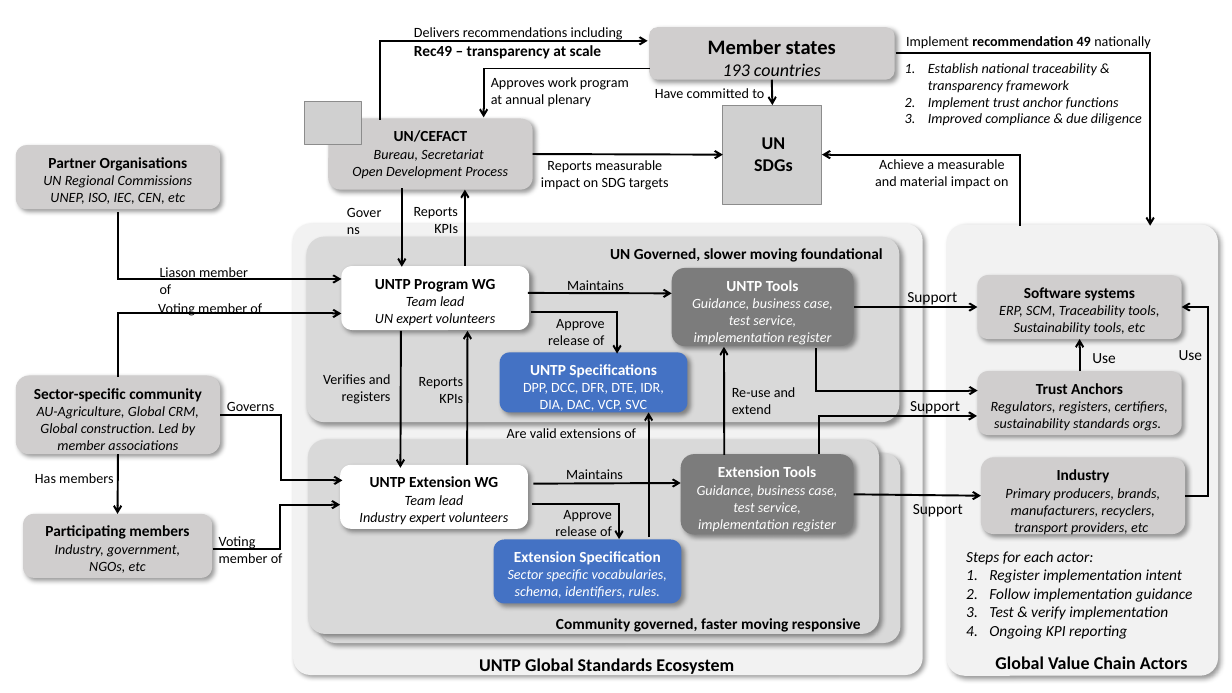
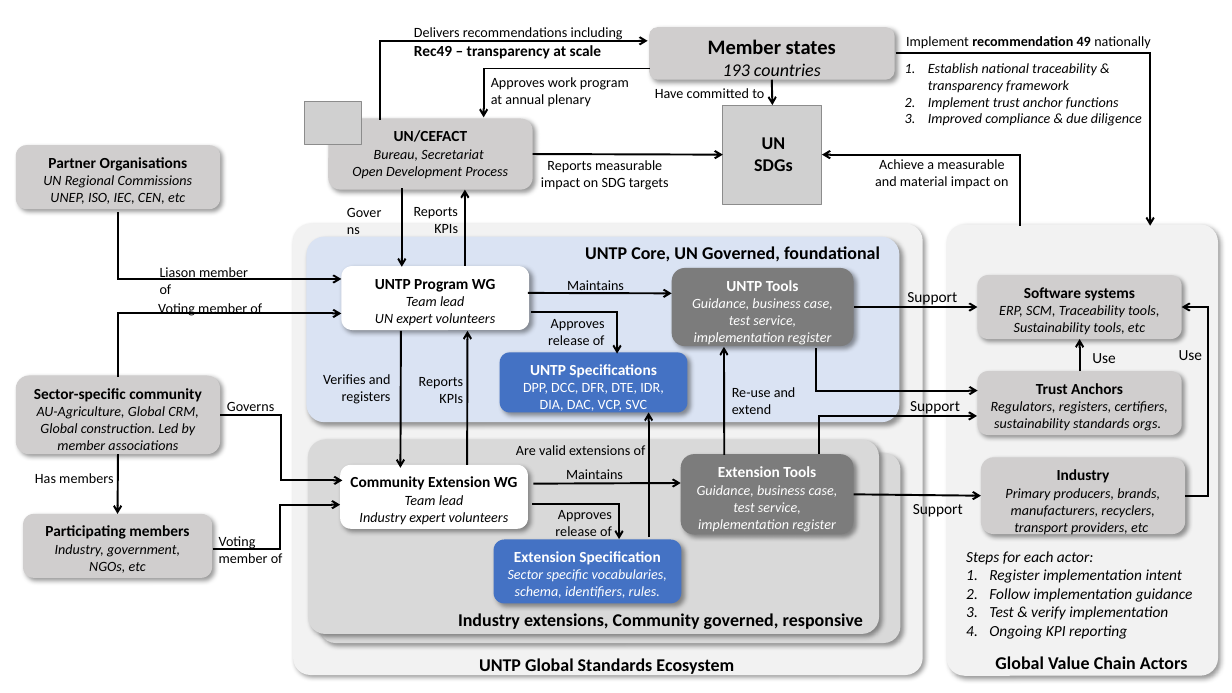
Before and after one commit to uncefact/spec-untp, a slide deck: slide 9 of website/docs/about/UNTP-Diagrams-About.pptx. Drawn at 1232x693 pixels with LibreOffice and Linux fonts; fonts in the diff are those of the drawing; grey boxes stand for pictures. Boxes give left, top, right and bottom in pixels: in the first picture for what was removed or moved away, otherwise in the second. Text is boxed around its words. In the diff, an @@ line names an element or a change of style, - is before the commit and + after.

```diff
--- a/website/docs/about/UNTP-Diagrams-About.pptx
+++ b/website/docs/about/UNTP-Diagrams-About.pptx
@@ rounded rectangle at (x1=307, y1=237, x2=900, y2=422): fill #D9D9D9 to #DAE3F3 @@
@@ text at (x1=585, y1=246, x2=880, y2=262): text changed; size 12 to 14 pt @@
-UN Governed, slower moving foundational
+UNTP Core, UN Governed, foundational
@@ text at (x1=548, y1=319, x2=605, y2=345): text changed @@
-Approve release of
+Approves release of
@@ text "Are valid extensions of" moved from (x1=507, y1=428, x2=636, y2=438) to (x1=516, y1=445, x2=646, y2=455) @@
@@ text in rounded rectangle at (x1=350, y1=476, x2=518, y2=490): text changed @@
-UNTP Extension WG
+Community Extension WG
@@ text at (x1=555, y1=510, x2=612, y2=540): text changed @@
-Approve release of
+Approves release of
@@ text at (x1=458, y1=613, x2=863, y2=629): text changed; size 12 to 14 pt @@
-Community governed, faster moving responsive
+Industry extensions, Community governed, responsive
```
Also in this commit, not shown: 6 other files.
